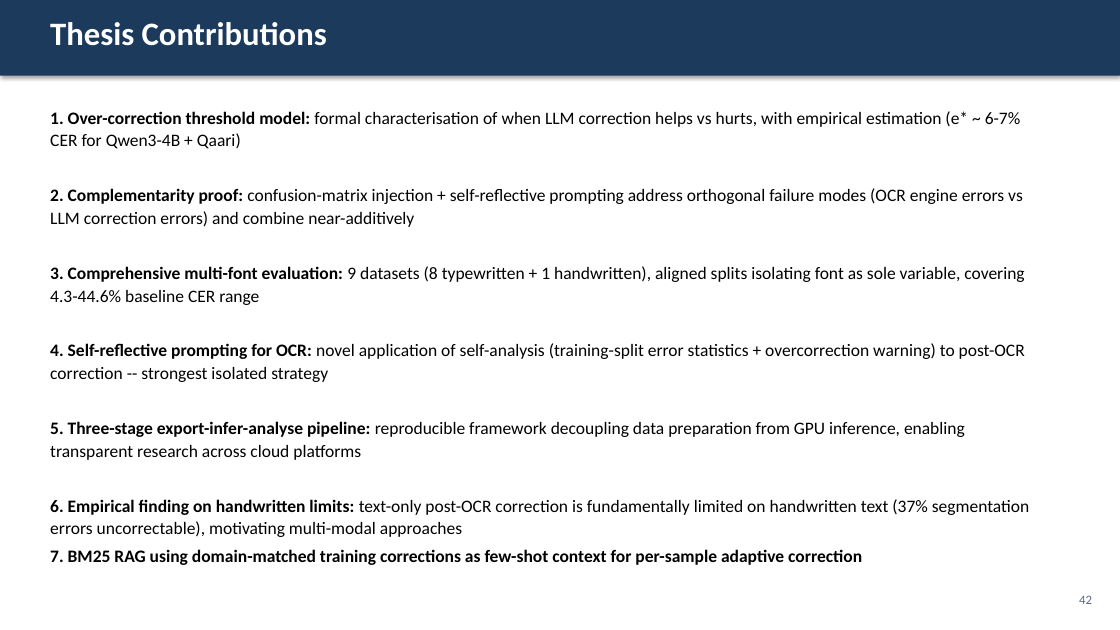
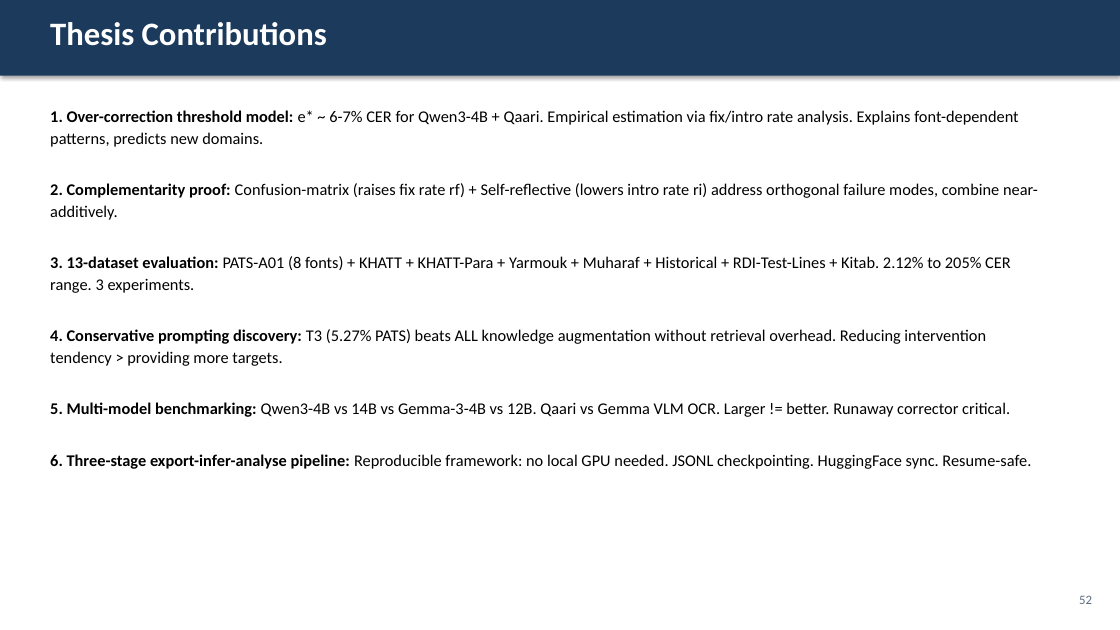
Before and after one commit to Mohamedsabry109/Arabic-Post-OCR-Correction, a slide deck: slide 52 of publication/thesis/defense_presentation.pptx (slide 42 before the commit). Drawn at 1120x630 pixels with LibreOffice and Linux fonts; fonts in the diff are those of the drawing. Boxes give left, top, right and bottom in pixels: in the first picture for what was removed or moved away, otherwise in the second. Text is boxed around its words. In the diff, an @@ line names an element or a change of style, - is before the commit and + after.

```diff
--- a/publication/thesis/defense_presentation.pptx
+++ b/publication/thesis/defense_presentation.pptx
@@ text at [50,110,1038,469]: text changed; size 15 to 14 pt @@
-1. Over-correction threshold model: formal characterisation of when LLM correction helps vs hurts, with empirical estimation (e* ~ 6-7% CER for Qwen3-4B + Qaari)
-2. Complementarity proof: confusion-matrix injection + self-reflective prompting address orthogonal failure modes (OCR engine errors vs LLM correction errors) and combine near-additively
-3. Comprehensive multi-font evaluation: 9 datasets (8 typewritten + 1 handwritten), aligned splits isolating font as sole variable, covering 4.3-44.6% baseline CER range
-4. Self-reflective prompting for OCR: novel application of self-analysis (training-split error statistics + overcorrection warning) to post-OCR correction -- strongest isolated strategy
-5. Three-stage export-infer-analyse pipeline: reproducible framework decoupling data preparation from GPU inference, enabling transparent research across cloud platforms
-6. Empirical finding on handwritten limits: text-only post-OCR correction is fundamentally limited on handwritten text (37% segmentation errors uncorrectable), motivating multi-modal approaches
-7. BM25 RAG using domain-matched training corrections as few-shot context for per-sample adaptive correction
+1. Over-correction threshold model: e* ~ 6-7% CER for Qwen3-4B + Qaari. Empirical estimation via fix/intro rate analysis. Explains font-dependent patterns, predicts new domains.
+2. Complementarity proof: Confusion-matrix (raises fix rate rf) + Self-reflective (lowers intro rate ri) address orthogonal failure modes, combine near-additively.
+3. 13-dataset evaluation: PATS-A01 (8 fonts) + KHATT + KHATT-Para + Yarmouk + Muharaf + Historical + RDI-Test-Lines + Kitab. 2.12% to 205% CER range. 3 experiments.
+4. Conservative prompting discovery: T3 (5.27% PATS) beats ALL knowledge augmentation without retrieval overhead. Reducing intervention tendency > providing more targets.
+5. Multi-model benchmarking: Qwen3-4B vs 14B vs Gemma-3-4B vs 12B. Qaari vs Gemma VLM OCR. Larger != better. Runaway corrector critical.
+6. Three-stage export-infer-analyse pipeline: Reproducible framework: no local GPU needed. JSONL checkpointing. HuggingFace sync. Resume-safe.
@@ text at [1079,595,1092,604]: text changed @@
-42
+52
```
Also in this commit, not shown: 21 other slides changed, 12 slides added, 2 slides removed, 32 other files.
